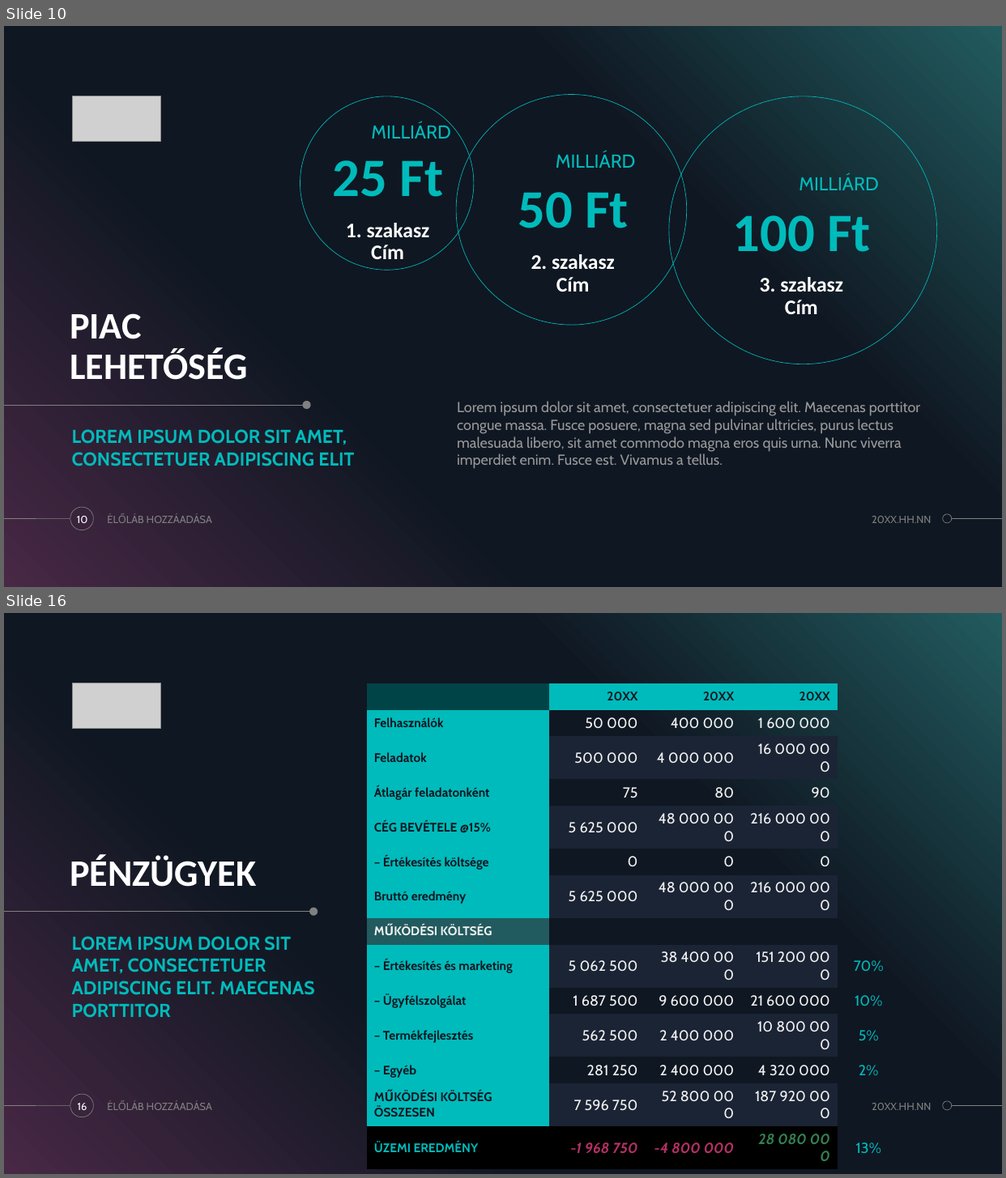
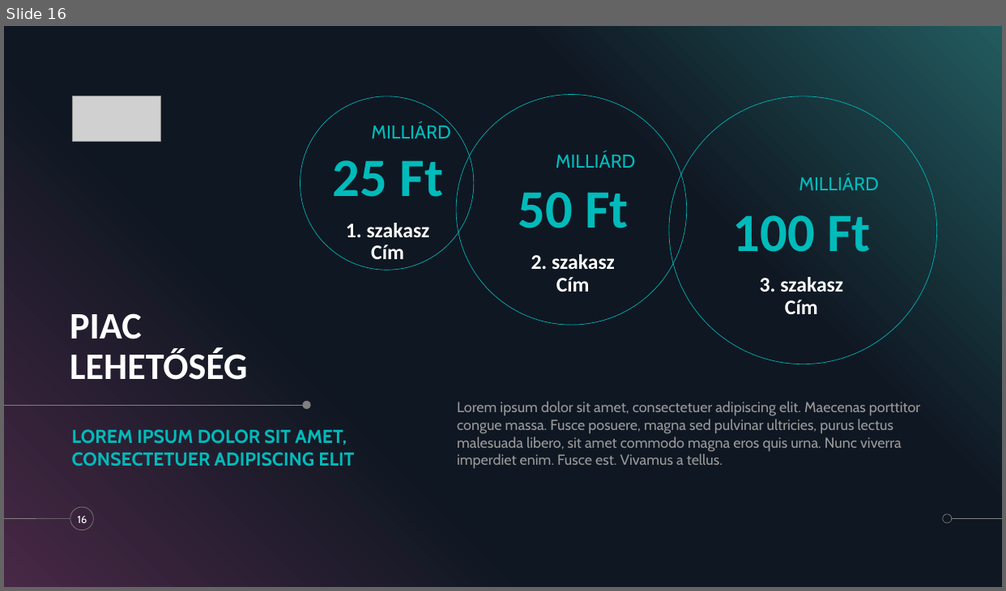
Before and after one commit to MonostoriMark/13_S1_2_vizsgaremek, a slide deck: HOTELFLOW.pptx. Shown one above the other, each under a label of ours: slides 10 and 16 before the commit, slide 16 after it; the slides between them are not shown. The pictures are 1006x1178 and 1006x591 pixels, drawn with LibreOffice and Linux fonts; fonts in the diff are those of the drawing; grey boxes stand for pictures. Boxes give left, top, right and bottom in pixels: in the first picture for what was removed or moved away, otherwise in the second. Text is boxed around its words. In the diff, an @@ line names an element or a change of style, - is before the commit and + after.

```diff
--- a/HOTELFLOW.pptx
+++ b/HOTELFLOW.pptx
@@ slide 16 removed at (4,613,1002,1174), background #000000; not listed: 5 template elements that a slide beside it also shows @@
@@ picture removed at (72,683,160,728) @@
@@ table removed at (366,683,898,1157), 14 rows, 5 columns @@
- | 20XX | 20XX | 20XX | 
-Felhasználók | 50 000 | 400 000 | 1 600 000 | 
-Feladatok | 500 000 | 4 000 000 | 16 000 000 | 
-Átlagár feladatonként | 75 | 80 | 90 | 
-CÉG BEVÉTELE @15% | 5 625 000 | 48 000 000 | 216 000 000 | 
-– Értékesítés költsége | 0 | 0 | 0 | 
-Bruttó eredmény | 5 625 000 | 48 000 000 | 216 000 000 | 
-MŰKÖDÉSI KÖLTSÉG |  |  |  | 
-– Értékesítés és marketing | 5 062 500 | 38 400 000 | 151 200 000 | 70%
-– Ügyfélszolgálat | 1 687 500 | 9 600 000 | 21 600 000 | 10%
-– Termékfejlesztés | 562 500 | 2 400 000 | 10 800 000 | 5%
-– Egyéb | 281 250 | 2 400 000 | 4 320 000 | 2%
-MŰKÖDÉSI KÖLTSÉG ÖSSZESEN | 7 596 750 | 52 800 000 | 187 920 000 | 
-ÜZEMI EREDMÉNY | -1 968 750 | -4 800 000 | 28 080 000 | 13%
@@ title removed at (70,854,256,887) @@
-PÉNZÜGYEK
@@ line removed from (4, 912) to (313, 912) @@
@@ ellipse removed at (309,908,317,916) @@
@@ text removed at (72,936,315,995) @@
-LOREM IPSUM DOLOR SIT AMET, CONSECTETUER ADIPISCING ELIT. MAECENAS PORTTITOR
@@ page number removed at (78,1103,87,1110) @@
-16
@@ text removed at (147,1103,212,1110) @@
-ÉLŐLÁB HOZZÁADÁSA
@@ text removed at (872,1103,931,1110) @@
-20XX.HH.NN
@@ what was slide 10 is now slide 16 @@
@@ slide 16 changed as well @@
@@ page number at (78,516,87,523): text changed @@
-10
+16
@@ text removed at (147,516,212,523) @@
-ÉLŐLÁB HOZZÁADÁSA
@@ text removed at (872,516,931,523) @@
-20XX.HH.NN
```
Also in this commit, not shown: 9 other slides changed, 5 slides added, 13 other slides removed.
